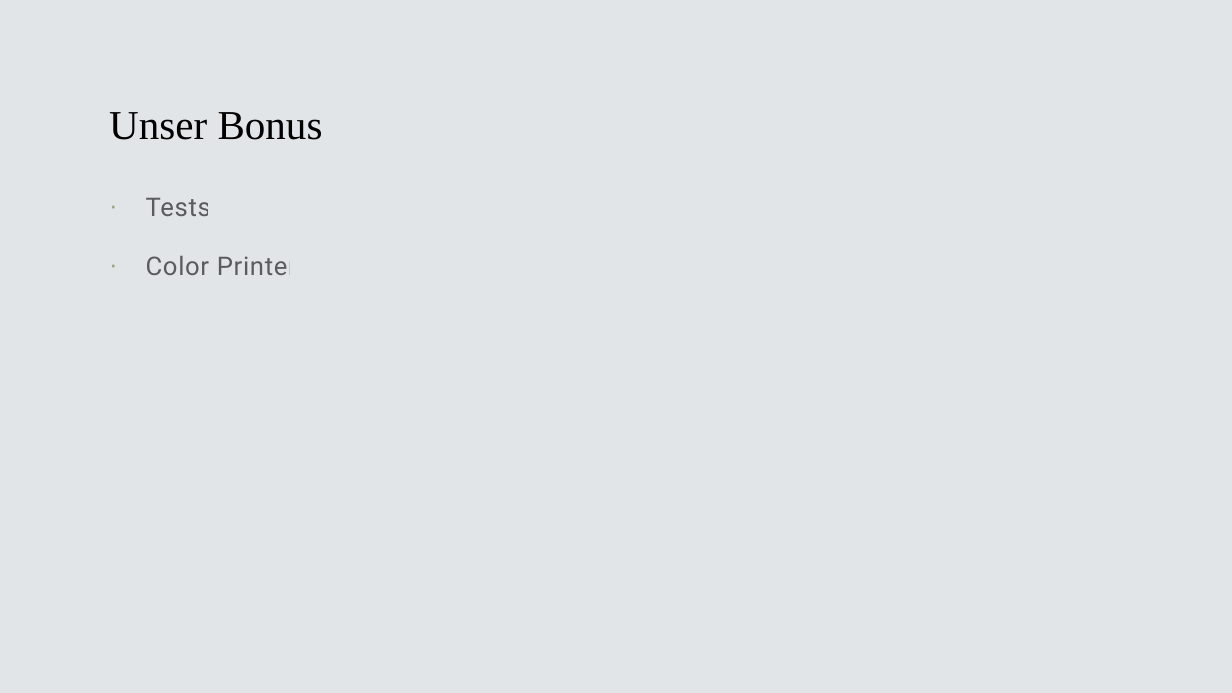
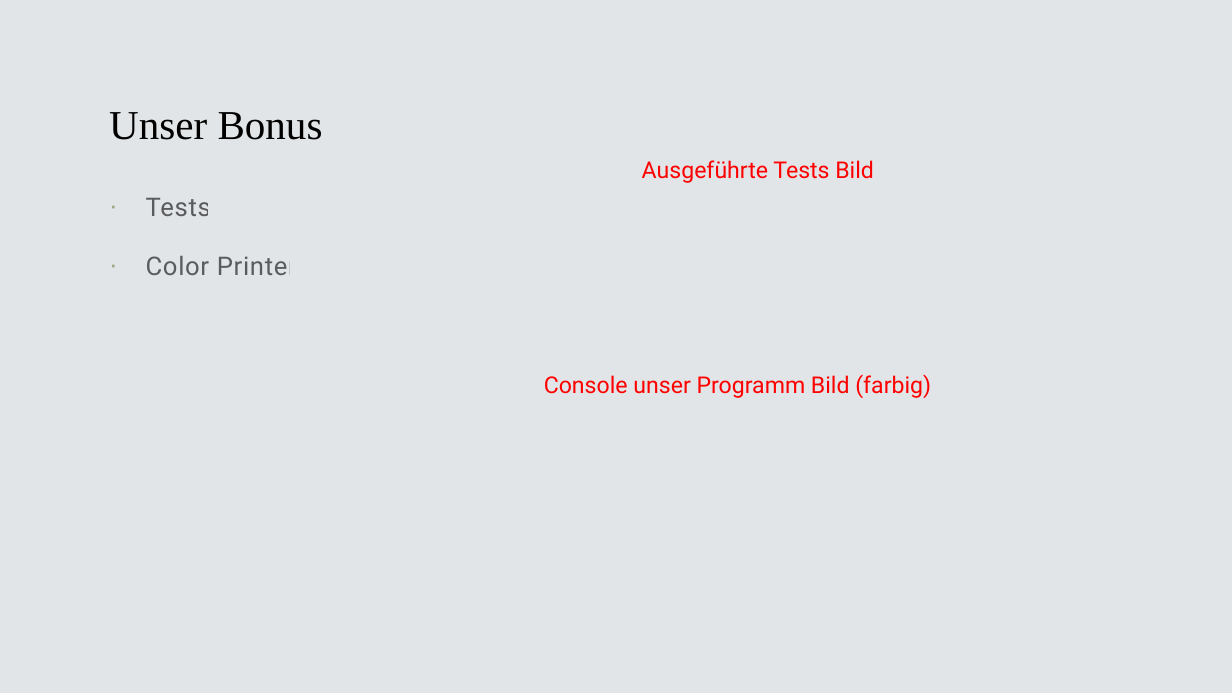
Before and after one commit to BitPaw/C_Socket, a slide deck: slide 19 of Dokumente/BVS.pptx (slide 12 before the commit). Drawn at 1232x693 pixels with LibreOffice and Linux fonts; fonts in the diff are those of the drawing. Boxes give left, top, right and bottom in pixels: in the first picture for what was removed or moved away, otherwise in the second. Text is boxed around its words. In the diff, an @@ line names an element or a change of style, - is before the commit and + after.

```diff
--- a/Dokumente/BVS.pptx
+++ b/Dokumente/BVS.pptx
@@ text added at (642,160,874,183), 18 pt, text #FF0000 @@
+Ausgeführte Tests Bild
@@ text added at (544,375,931,398), 18 pt, text #FF0000 @@
+Console unser Programm Bild (farbig)
```
Also in this commit, not shown: 7 other slides changed, 7 slides added.
